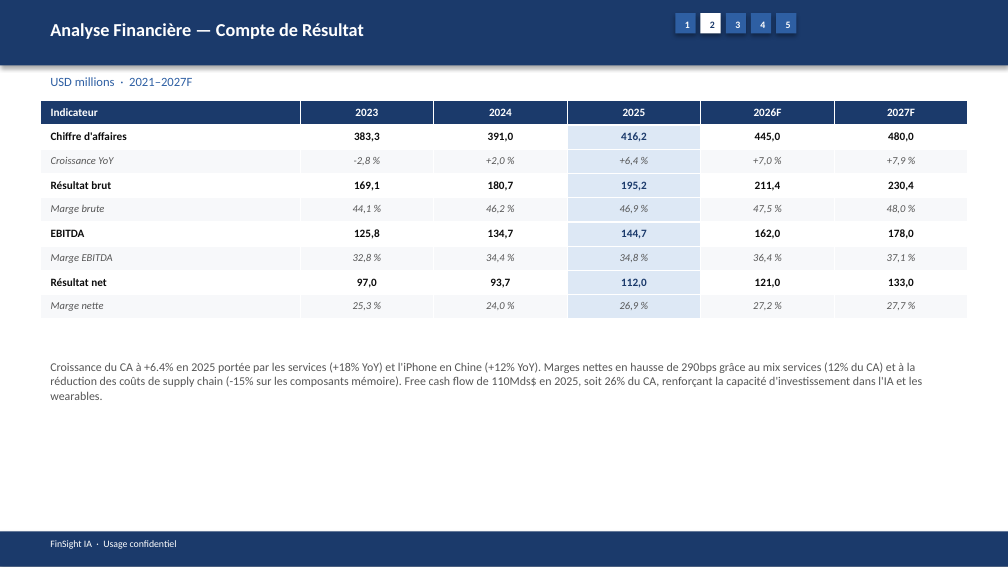
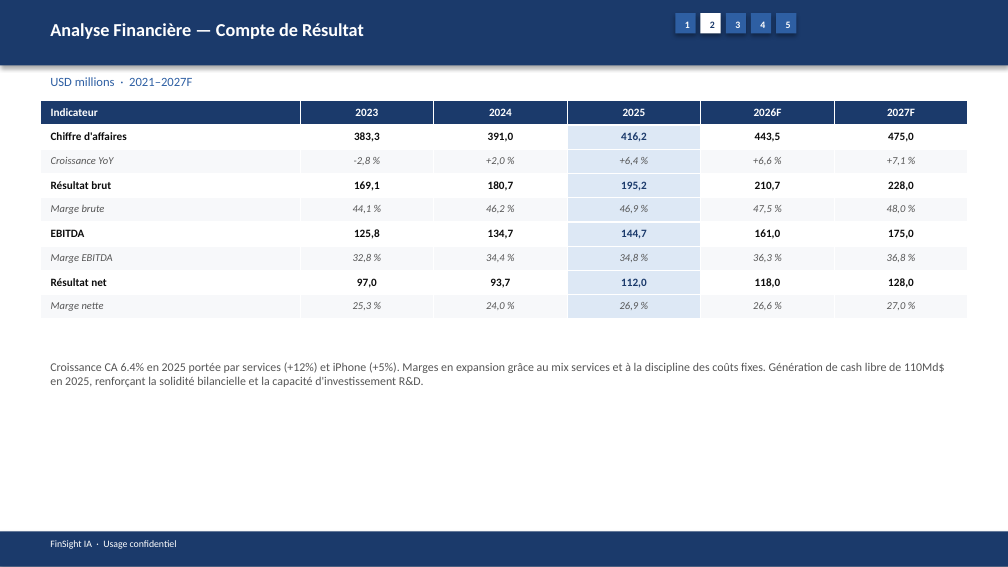
Before and after one commit to baptistejeh07-art/finsight-ia, a slide deck: slide 8 of preview/AAPL/AAPL_pitchbook.pptx. Drawn at 1008x567 pixels with LibreOffice and Linux fonts; fonts in the diff are those of the drawing. Boxes give left, top, right and bottom in pixels: in the first picture for what was removed or moved away, otherwise in the second. Text is boxed around its words. In the diff, an @@ line names an element or a change of style, - is before the commit and + after.

```diff
--- a/preview/AAPL/AAPL_pitchbook.pptx
+++ b/preview/AAPL/AAPL_pitchbook.pptx
@@ table at <box>40,101,966,320</box> @@
-row 2, column 5: 445,0
+row 2, column 5: 443,5
-row 2, column 6: 480,0
+row 2, column 6: 475,0
-row 3, column 5: +7,0 %
+row 3, column 5: +6,6 %
-row 3, column 6: +7,9 %
+row 3, column 6: +7,1 %
-row 4, column 5: 211,4
+row 4, column 5: 210,7
-row 4, column 6: 230,4
+row 4, column 6: 228,0
-row 6, column 5: 162,0
+row 6, column 5: 161,0
-row 6, column 6: 178,0
+row 6, column 6: 175,0
-row 7, column 5: 36,4 %
+row 7, column 5: 36,3 %
-row 7, column 6: 37,1 %
+row 7, column 6: 36,8 %
-row 8, column 5: 121,0
+row 8, column 5: 118,0
-row 8, column 6: 133,0
+row 8, column 6: 128,0
-row 9, column 5: 27,2 %
+row 9, column 5: 26,6 %
-row 9, column 6: 27,7 %
+row 9, column 6: 27,0 %
@@ text at <box>50,362,945,387</box>: text changed @@
-Croissance du CA à +6.4% en 2025 portée par les services (+18% YoY) et l'iPhone en Chine (+12% YoY). Marges nettes en hausse de 290bps grâce au mix services (12% du CA) et à la réduction des coûts de supply chain (-15% sur les composants mémoire). Free cash flow de 110Mds$ en 2025, soit 26% du CA, renforçant la capacité d'investissement dans l'IA et les wearables.
+Croissance CA 6.4% en 2025 portée par services (+12%) et iPhone (+5%). Marges en expansion grâce au mix services et à la discipline des coûts fixes. Génération de cash libre de 110Md$ en 2025, renforçant la solidité bilancielle et la capacité d'investissement R&D.
```
Also in this commit, not shown: 14 other slides changed, 4 other files.
